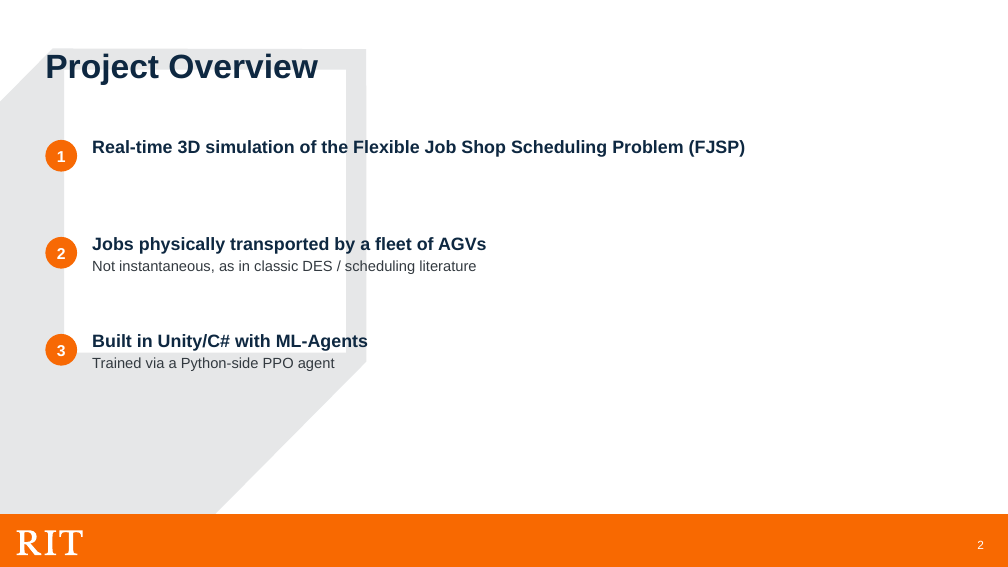
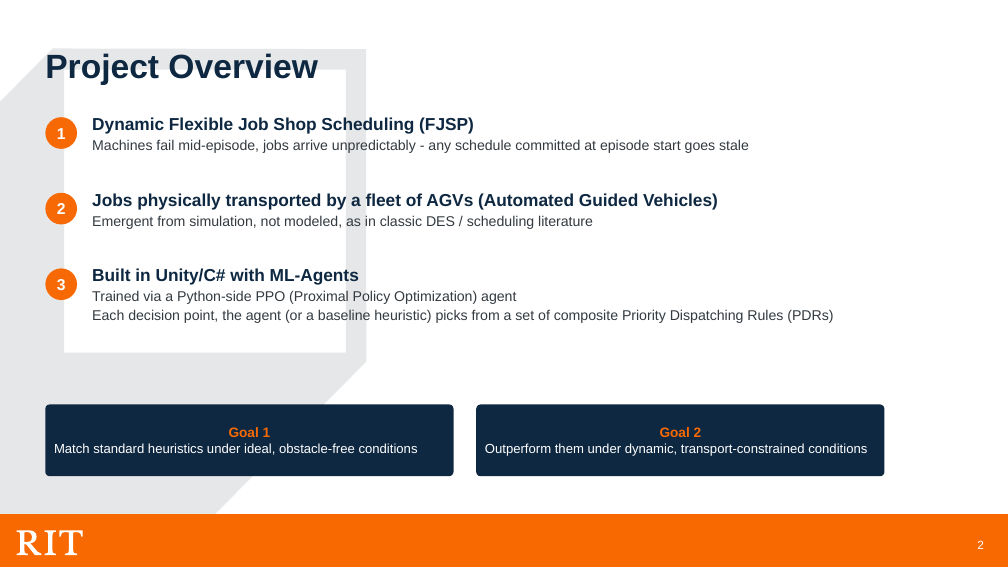
Before and after one commit to meaton96/Capstone, a slide deck: slide 2 of docs/presentation/Capstone_Planning_Presentation.pptx. Drawn at 1008x567 pixels with LibreOffice and Linux fonts; fonts in the diff are those of the drawing; background and template pictures are left out. Boxes give left, top, right and bottom in pixels: in the first picture for what was removed or moved away, otherwise in the second. Text is boxed around its words. In the diff, an @@ line names an element or a change of style, - is before the commit and + after.

```diff
--- a/docs/presentation/Capstone_Planning_Presentation.pptx
+++ b/docs/presentation/Capstone_Planning_Presentation.pptx
@@ freeform shape at [0,48,367,567]: outline redrawn @@
@@ ellipse "1": place and size @@
-ellipse "1" at [45,140,77,172]
+ellipse "1" at [45,117,77,149]
@@ text at [92,117,749,153]: text changed; size 17 to 13.5 pt; text colour #0E2841 to #333A40; bold off @@
-Real-time 3D simulation of the Flexible Job Shop Scheduling Problem (FJSP)
+Dynamic Flexible Job Shop Scheduling (FJSP)
+Machines fail mid-episode, jobs arrive unpredictably - any schedule committed at episode start goes stale
@@ ellipse "2": place and size @@
-ellipse "2" at [45,237,77,268]
+ellipse "2" at [45,193,77,225]
@@ text at [92,193,718,229]: text changed; size 14 to 13.5 pt @@
-Jobs physically transported by a fleet of AGVs
-Not instantaneous, as in classic DES / scheduling literature
+Jobs physically transported by a fleet of AGVs (Automated Guided Vehicles)
+Emergent from simulation, not modeled, as in classic DES / scheduling literature
@@ ellipse "3": place and size @@
-ellipse "3" at [45,334,77,366]
+ellipse "3" at [45,268,77,300]
@@ text "Built in Unity/C# with ML-Agents": place and size @@
-text "Built in Unity/C# with ML-Agents" at [92,334,368,371]
+text "Built in Unity/C# with ML-Agents" at [92,268,833,323]
@@ text at [92,268,359,285]: size 17 to 16.5 pt in "Built in Unity/C# with ML-Agents" @@
@@ text at [92,290,833,323]: text changed; size 14 to 13.5 pt @@
-Trained via a Python-side PPO agent
+Trained via a Python-side PPO (Proximal Policy Optimization) agent
+Each decision point, the agent (or a baseline heuristic) picks from a set of composite Priority Dispatching Rules (PDRs)
@@ rounded rectangle added at [45,405,454,476], fill #0E2841, 12.5 pt, text #FFFFFF @@
+Goal 1
+Match standard heuristics under ideal, obstacle-free conditions
@@ rounded rectangle added at [476,405,885,476], fill #0E2841, 12.5 pt, text #FFFFFF @@
+Goal 2
+Outperform them under dynamic, transport-constrained conditions
```
Also in this commit, not shown: 7 other slides changed, 19 slides added, 13 slides removed, 4 other files.
